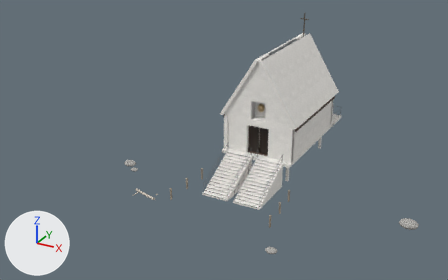
The glTF model public/models/chapel.glb: old version first, new version second.
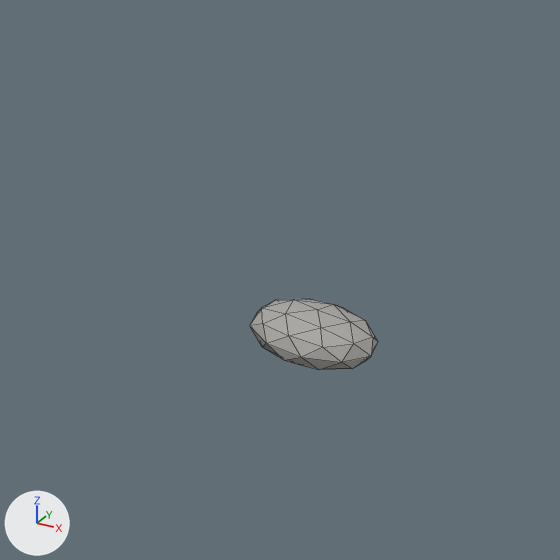
The first picture shows the older version from a 50 mm camera at (24.0, -56.0, 28.6) aimed at (-3.2, -6.6, 3.9). The close-ups show the older and then the newer version on the part from 80% to 100% of the width and 61% to 93% of the height of that picture. Only the edits that show in the close-ups are written down. The lights are fixed; the arrows at lower left show +X, +Y and +Z. The close-ups show mesh edges as thin lines. Where no turn or scale is listed for an object, it has been applied to the vertices. Vertices at exactly the same position are counted once.

Objects in the first close-up: 'Rocks'.
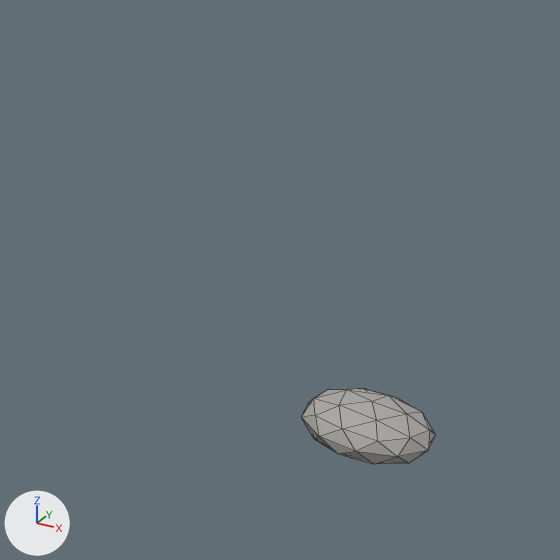
Edits to the bpy script that builds the scene:
```text
Change me_icosphere:
    used by ob_rocks; location = (0.0, 0.0, 0.0)
    remove me_icosphere.from_pydata(...)  # 168 vertices, 320 faces; spans x -13.7..16.4, y -17.2..-6.7, z -0.2..0.6
    add me_icosphere.from_pydata(...)  # 168 vertices, 320 faces; spans x -23.7..17.6, y -18.8..-8.7, z -0.2..0.6
    me_icosphere part 1: the loose piece of 42 vertices spanning x 14.8..16.4, y -8.1..-6.7, z -0.2..0.6 is moved by (1.2, -2.0, 0.0)
    other edits to the shape of me_icosphere do not show in these pictures
```

Boxes [x1, y1, x2, y2] around the edits, measured in the close-ups (560 x 560 px):
'Rocks', reshaped
    before: [250, 299, 378, 370]
    after: [301, 388, 436, 464]
